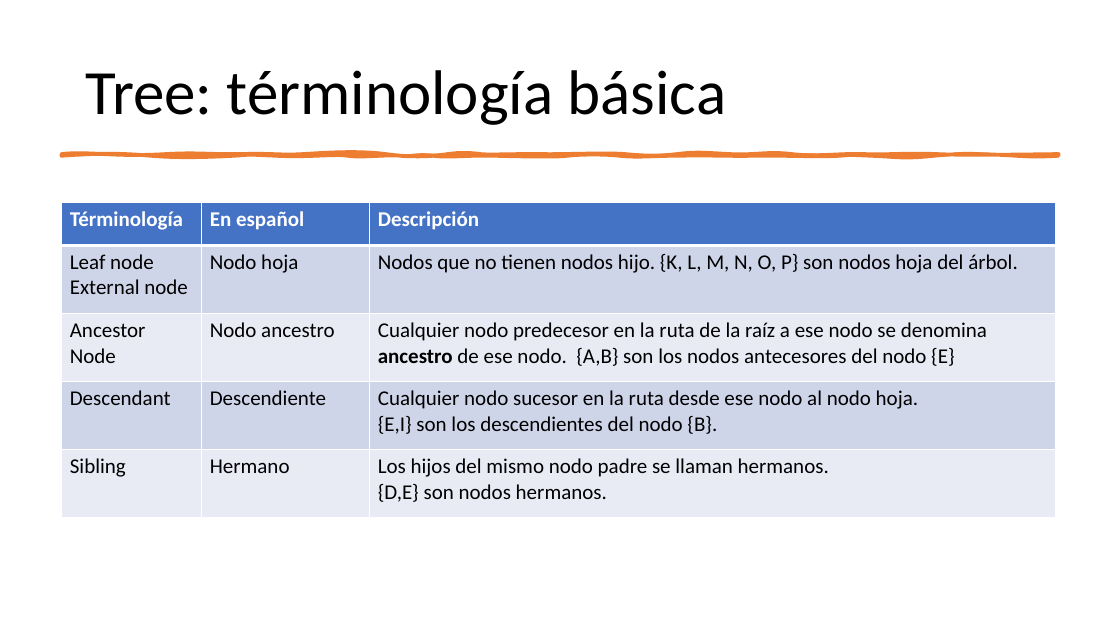
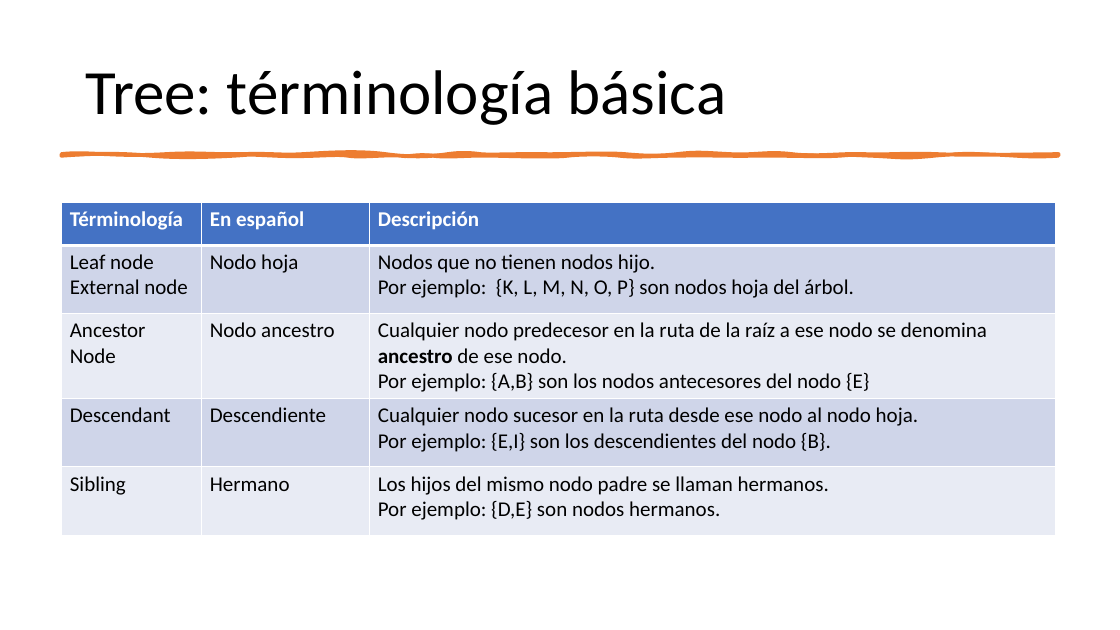
Before and after one commit to ppa-docencia-u/usm-est-datos, a slide deck: slide 56 of presentacion/Estructuras de datos-1.pptx. Drawn at 1120x630 pixels with LibreOffice and Linux fonts; fonts in the diff are those of the drawing. Boxes give left, top, right and bottom in pixels: in the first picture for what was removed or moved away, otherwise in the second. Text is boxed around its words. In the diff, an @@ line names an element or a change of style, - is before the commit and + after.

```diff
--- a/presentacion/Estructuras de datos-1.pptx
+++ b/presentacion/Estructuras de datos-1.pptx
@@ table at <box>61,202,1055,534</box> @@
-row 2, column 3: Nodos que no tienen nodos hijo. {K, L, M, N, O, P} son nodos hoja del árbol.
+row 2, column 3: Nodos que no tienen nodos hijo. / Por ejemplo: {K, L, M, N, O, P} son nodos hoja del árbol.
-row 3, column 3: Cualquier nodo predecesor en la ruta de la raíz a ese nodo se denomina ancestro de ese nodo. {A,B} son los nodos antecesores del nodo {E}
+row 3, column 3: Cualquier nodo predecesor en la ruta de la raíz a ese nodo se denomina ancestro de ese nodo. / Por ejemplo: {A,B} son los nodos antecesores del nodo {E}
-row 4, column 3: Cualquier nodo sucesor en la ruta desde ese nodo al nodo hoja. / {E,I} son los descendientes del nodo {B}.
+row 4, column 3: Cualquier nodo sucesor en la ruta desde ese nodo al nodo hoja. / Por ejemplo: {E,I} son los descendientes del nodo {B}.
-row 5, column 3: Los hijos del mismo nodo padre se llaman hermanos. / {D,E} son nodos hermanos.
+row 5, column 3: Los hijos del mismo nodo padre se llaman hermanos. / Por ejemplo: {D,E} son nodos hermanos.
```
Also in this commit, not shown: 5 other slides changed, 9 slides added, 1 slide removed, 5 other files.
